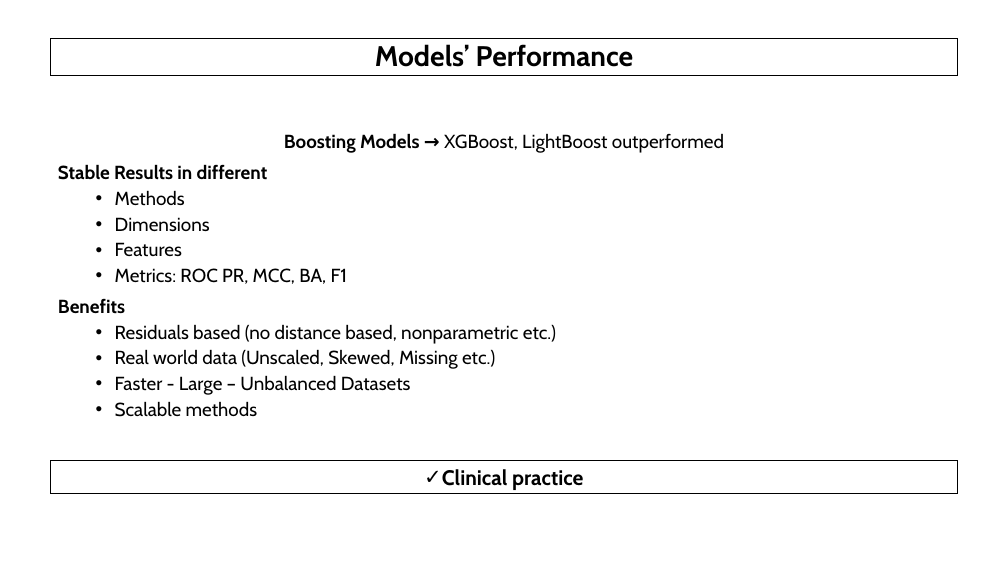
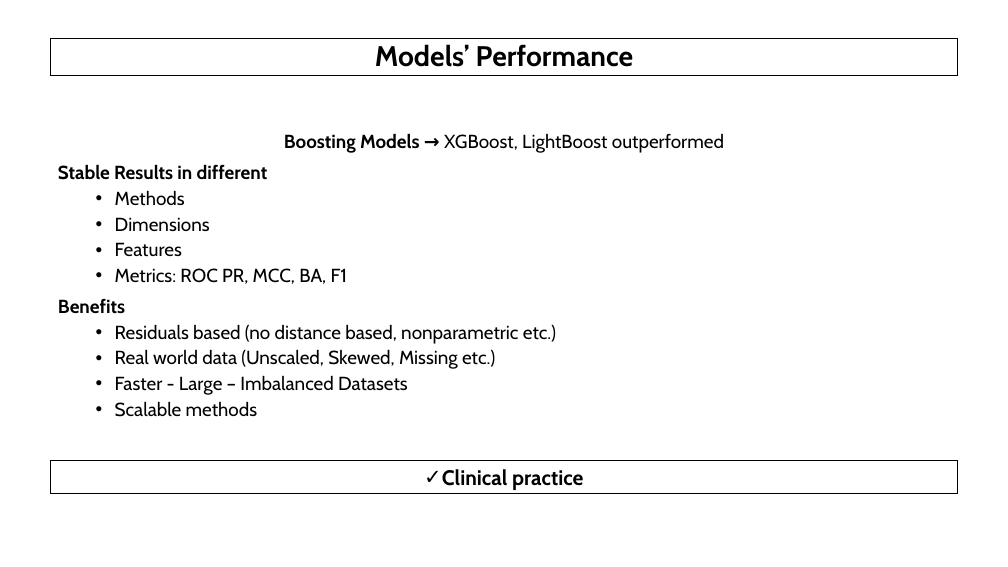
Before and after one commit to AndreouEugenia/Thesis, a slide deck: slide 19 of Thesis_Presentation.pptx. Drawn at 1008x567 pixels with LibreOffice and Linux fonts; fonts in the diff are those of the drawing; background and template pictures are left out. Boxes give left, top, right and bottom in pixels: in the first picture for what was removed or moved away, otherwise in the second. Text is boxed around its words. In the diff, an @@ line names an element or a change of style, - is before the commit and + after.

```diff
--- a/Thesis_Presentation.pptx
+++ b/Thesis_Presentation.pptx
@@ text at (115, 375, 408, 395): text changed @@
-  • Faster - Large – Unbalanced Datasets
+  • Faster - Large – Imbalanced Datasets
```
Also in this commit, not shown: 5 other slides changed, 2 other files.
